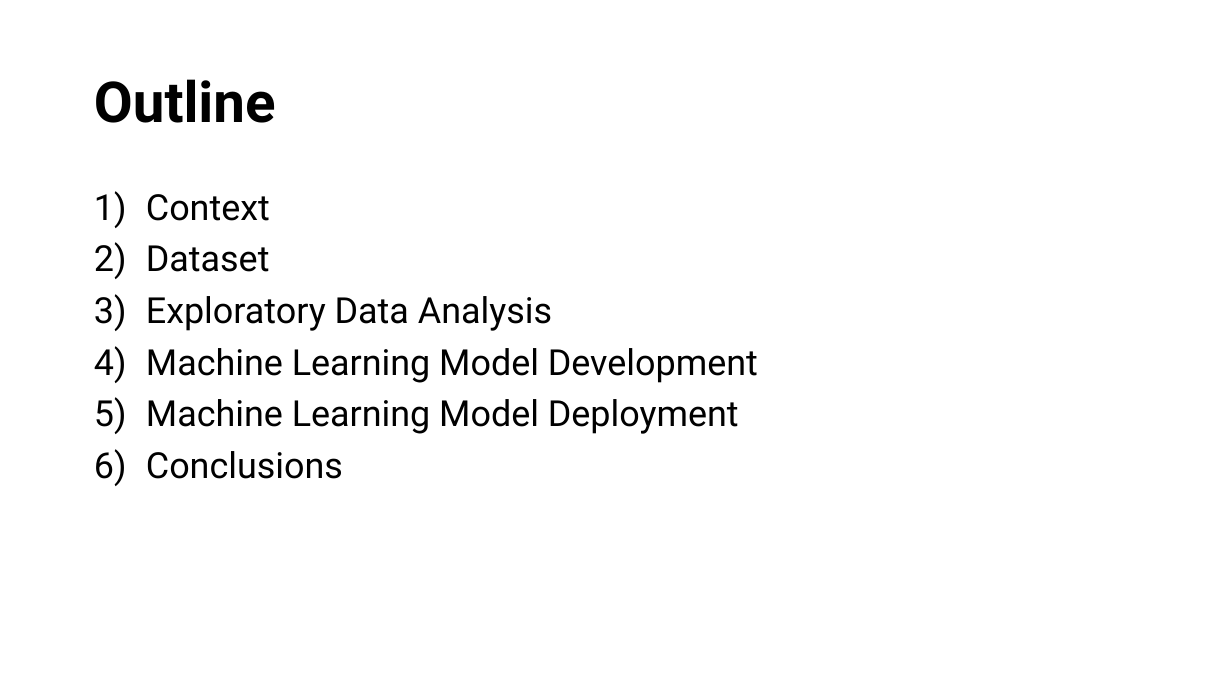
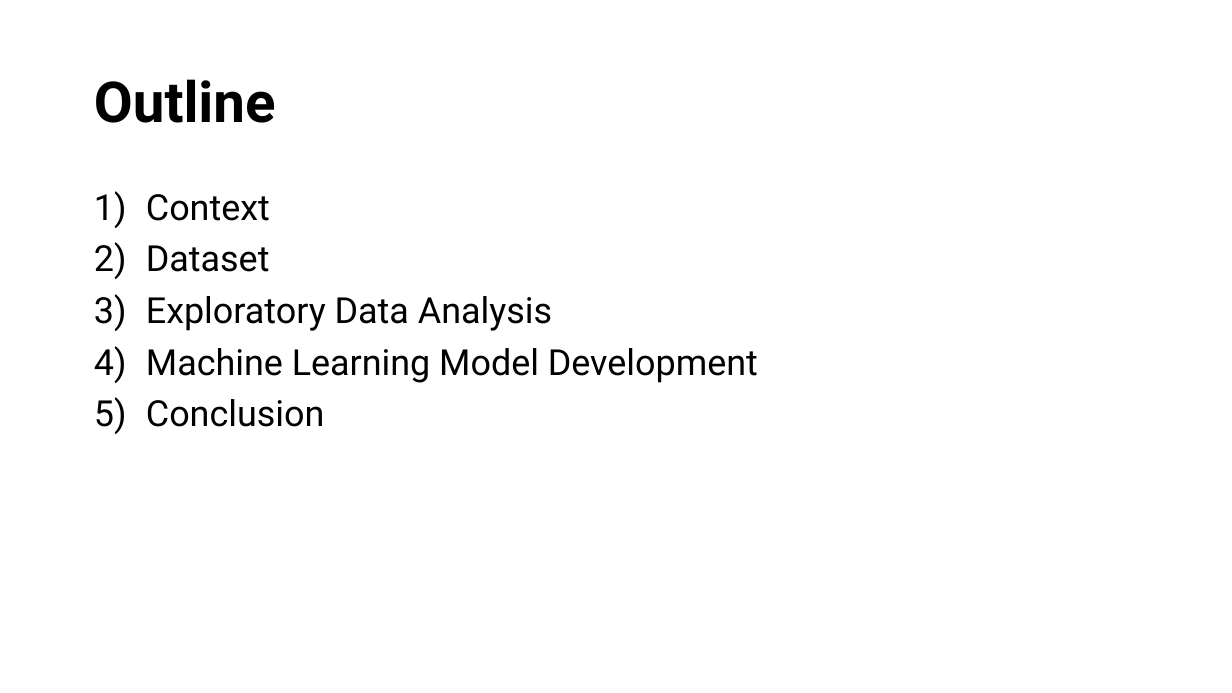
Before and after one commit to mzakariaz/MIP-Machine-Learning-Project-2, a slide deck: slide 2 of presentations/slides.pptx. Drawn at 1232x693 pixels with LibreOffice and Linux fonts; fonts in the diff are those of the drawing. Boxes give left, top, right and bottom in pixels: in the first picture for what was removed or moved away, otherwise in the second. Text is boxed around its words. In the diff, an @@ line names an element or a change of style, - is before the commit and + after.

```diff
--- a/presentations/slides.pptx
+++ b/presentations/slides.pptx
@@ text at <box>146,399,324,427</box>: text changed @@
-5) Machine Learning Model Deployment
-6) Conclusions
+5) Conclusion
```
Also in this commit, not shown: 1 other slide changed, 1 other file.
